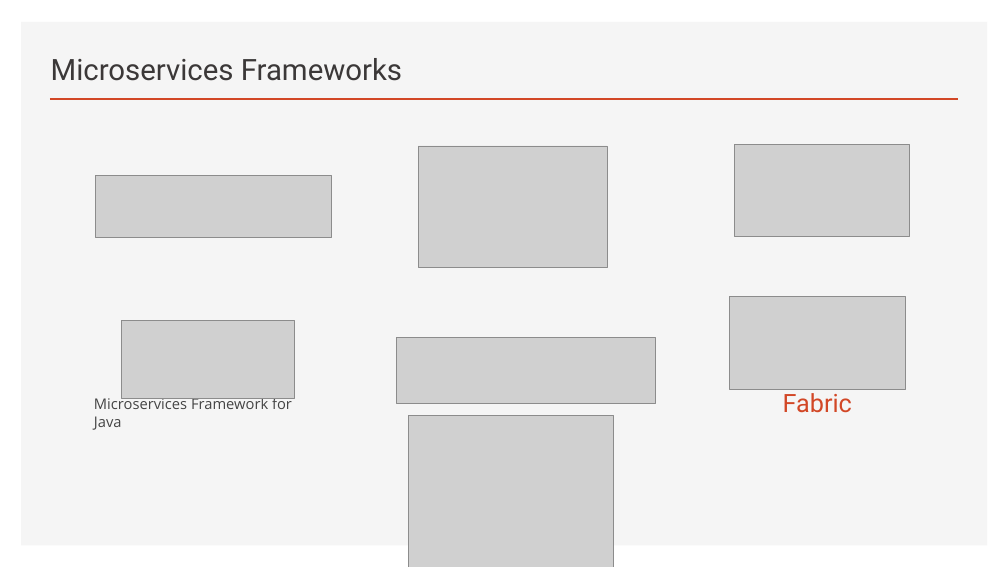
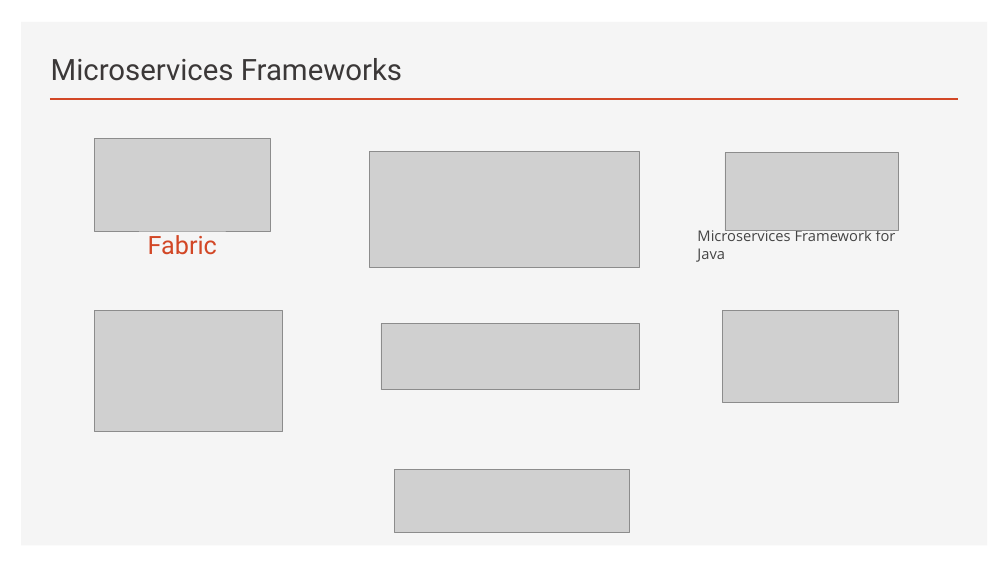
Before and after one commit to brianperera/EasyMaintain, a slide deck: slide 18 of Documents/MicroServices.pptx (slide 16 before the commit). Drawn at 1008x567 pixels with LibreOffice and Linux fonts; fonts in the diff are those of the drawing; grey boxes stand for pictures. Boxes give left, top, right and bottom in pixels: in the first picture for what was removed or moved away, otherwise in the second. Text is boxed around its words. In the diff, an @@ line names an element or a change of style, - is before the commit and + after.

```diff
--- a/Documents/MicroServices.pptx
+++ b/Documents/MicroServices.pptx
@@ picture: place and size @@
-picture at (730, 296, 906, 389)
+picture at (95, 138, 271, 231)
@@ picture added at (370, 151, 640, 267) @@
@@ picture: place and size @@
-picture at (122, 321, 295, 399)
+picture at (725, 153, 898, 231)
@@ text "Azure Service Fabric": place and size @@
-text "Azure Service Fabric" at (741, 356, 894, 413)
+text "Azure Service Fabric" at (106, 198, 259, 255)
@@ text "Microservices Framework for Java": place and size @@
-text "Microservices Framework for Java" at (94, 396, 292, 430)
+text "Microservices Framework for Java" at (697, 228, 896, 262)
@@ picture: place and size @@
-picture at (418, 146, 607, 267)
+picture at (95, 311, 284, 432)
@@ picture: place and size @@
-picture at (397, 338, 656, 404)
+picture at (381, 324, 640, 389)
@@ picture: place and size @@
-picture at (734, 144, 910, 236)
+picture at (723, 311, 898, 402)
@@ picture removed at (408, 415, 614, 567) @@
@@ picture: place and size @@
-picture at (96, 175, 332, 238)
+picture at (395, 470, 631, 532)
```
Also in this commit, not shown: 7 other slides changed, 2 slides added.
